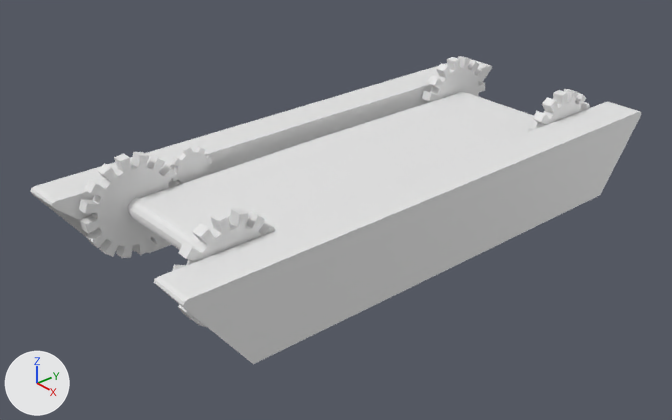
The Blender file DingoWorld/Assets/Plataformas/plat3x7.blend: old version first, new version second.
One viewpoint serves both versions: a 50 mm lens placed at (15.06, -14.0, 9.68), pointed at (-0.13, -0.79, -0.51). Every picture has the same lights, and +X, +Y and +Z are marked at lower left.

In view in the first picture: 'Plane', 'gear1', 'gear2', 'gear3', 'gear4', 'sides', 'smallGear'.
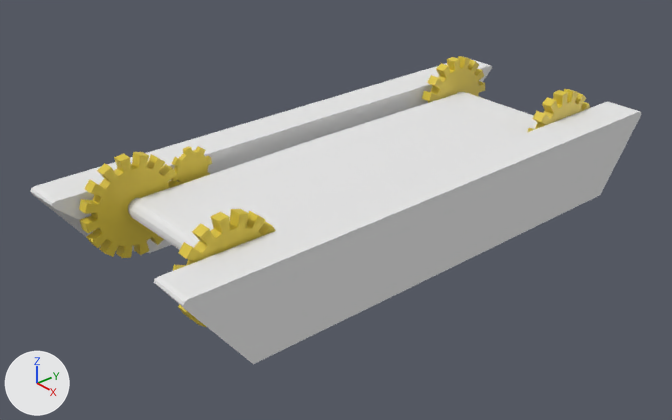
Boxes [x1, y1, x2, y2] around the edits, measured in the pictures (672 x 420 px):
'sides', recoloured
    both: [62, 60, 641, 328]
'gear1', recoloured, surface changed (grey to yellow)
    both: [79, 152, 180, 258]
'gear2', recoloured, surface changed (grey to yellow)
    both: [173, 209, 276, 328]
'gear4', recoloured (grey to yellow)
    both: [422, 56, 485, 103]
'gear3', recoloured, surface changed (grey to yellow)
    both: [528, 89, 590, 132]
'smallGear', recoloured, surface changed (grey to yellow)
    both: [171, 146, 212, 184]
part 1 of me_plane, added
    after: [322, 92, 538, 179]

The edits, one by one:
Picture 'LandText' (img_landtext) is new.
Material 'Land' (mat_land) is new.
Its base color is (0.8, 0.8, 0.8) (white #e7e7e7).
Material 'LandText' (mat_landtext) is new.
Its texture is img_landtext.
Material 'Material' (mat_material) is new.
Its base color is (0.8, 0.8, 0.8) (white #e7e7e7).
me_plane has 20 vertices, 9 faces and spans x -1.58..1.62, y -5.48..0.0, z -0.68..0.0.
me_plane is used by ob_plane; location (-0.02, -0.01, 0.72).
Verts and faces of me_plane; kept vertices keep their numbers, new ones are numbered from 20.
Before the commit, vertices of me_plane: 1 (1.62, 0.0, 0.0) at pixel (411, 177), 9 (1.62, 0.0, -0.68), 11 (-1.58, 0.0, 0.0) at pixel (320, 137), 19 (-1.58, 0.0, -0.68).
Part 1, on me_plane:
New vertex 20 is at (-1.58, 5.23, -0.03), pixel (461, 92).
New vertex 21 is at (-1.58, 5.34, -0.05), pixel (464, 91).
New vertex 22 is at (-1.58, 5.42, -0.11), pixel (465, 93).
New vertex 23 is at (-1.58, 5.47, -0.2).
New vertex 24 is at (-1.58, 5.48, -0.3).
New vertex 25 is at (-1.58, 5.46, -0.4).
New vertex 26 is at (-1.58, 5.37, -0.48).
New vertex 27 is at (-1.58, 5.25, -0.56).
New vertices 28 to 35 stand at vertices 20 to 27, in that order, plus (3.2, 0.0, 0.0).
New faces: (21, 29, 30, 22), (25, 33, 34, 26), (22, 30, 31, 23), (1, 28, 20, 11), (26, 34, 35, 27), (23, 31, 32, 24).
New faces: (20, 28, 29, 21), (9, 19, 27, 35), (24, 32, 33, 25).
me_plane now uses material mat_material (white #e7e7e7).
me_cylinder_008 has 128 vertices, 98 faces and spans x -1.2..1.2, y -1.2..1.2, z -1.0..0.2.
me_cylinder_008 now uses material mat_landtext (picture img_landtext).
me_cylinder_007 has 128 vertices, 98 faces and spans x -1.2..1.2, y -1.2..1.2, z -1.0..0.2.
me_cylinder_007 is used by ob_gear3; location (1.94, 5.16, 0.45); rotation (0.0, 1.571, 0.0), in degrees (0, 90, 0); scale (1.0, 1.0, 0.234).
me_cylinder_007 part 2: texture (UV) coordinates changed.
me_cylinder_007 now uses material mat_landtext (picture img_landtext).
me_cylinder_004 has 128 vertices, 98 faces and spans x -1.2..1.2, y -1.2..1.2, z -1.0..0.2.
me_cylinder_004 is used by ob_gear2; location (1.94, -5.28, 0.45); rotation (0.0, 1.571, 0.0), in degrees (0, 90, 0); scale (1.0, 1.0, 0.234).
me_cylinder_004 part 3: texture (UV) coordinates changed.
me_cylinder_004 now uses material mat_landtext (picture img_landtext).
me_cylinder_003 has 64 vertices, 50 faces and spans x -1.28..1.28, y -1.27..1.28, z 0.0..0.34.
me_cylinder_003 is used by ob_smallgear; location (-1.93, -3.68, 0.85); rotation (-1.571, 1.516, -1.571), in degrees (-90, 87, -90); scale (0.419, 0.419, 0.419).
me_cylinder_003 part 4: texture (UV) coordinates changed.
me_cylinder_003 now uses material mat_landtext (picture img_landtext).
me_cylinder has 128 vertices, 98 faces and spans x -1.2..1.2, y -1.2..1.2, z -1.0..0.2.
me_cylinder is used by ob_gear1; location (-1.73, -5.28, 0.45); rotation (0.0, 1.571, 0.0), in degrees (0, 90, 0); scale (1.0, 1.0, 0.234).
me_cylinder part 5: texture (UV) coordinates changed.
me_cylinder now uses material mat_landtext (picture img_landtext).
me_cube_001 has 14 vertices, 9 faces and spans x -3.03..-2.03, y 0.0..7.04, z -1.0..1.0.
me_cube_001 now uses material mat_land (its picture is missing).
Object 'Plane' (ob_plane) loses its MIRROR modifier named 'Mirror'.
Modifier setting removed (it was use_axis = (False, True, False)).
Modifier setting removed (it was use_clip = True).
